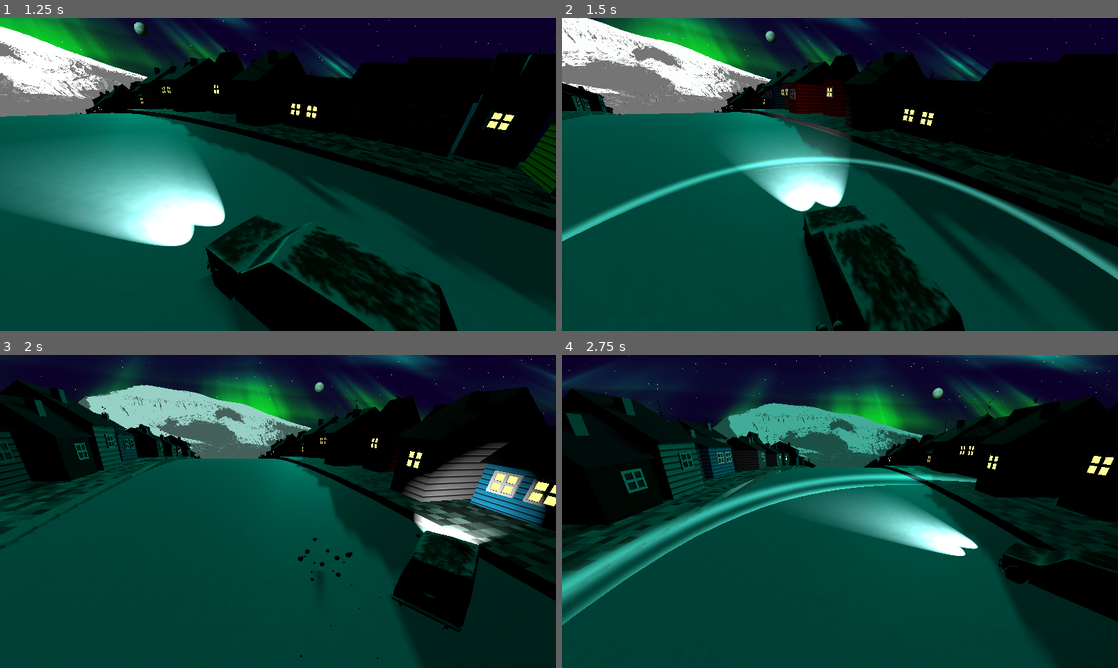
Above: before the commit, frames 1-4 (two rows, left to right).
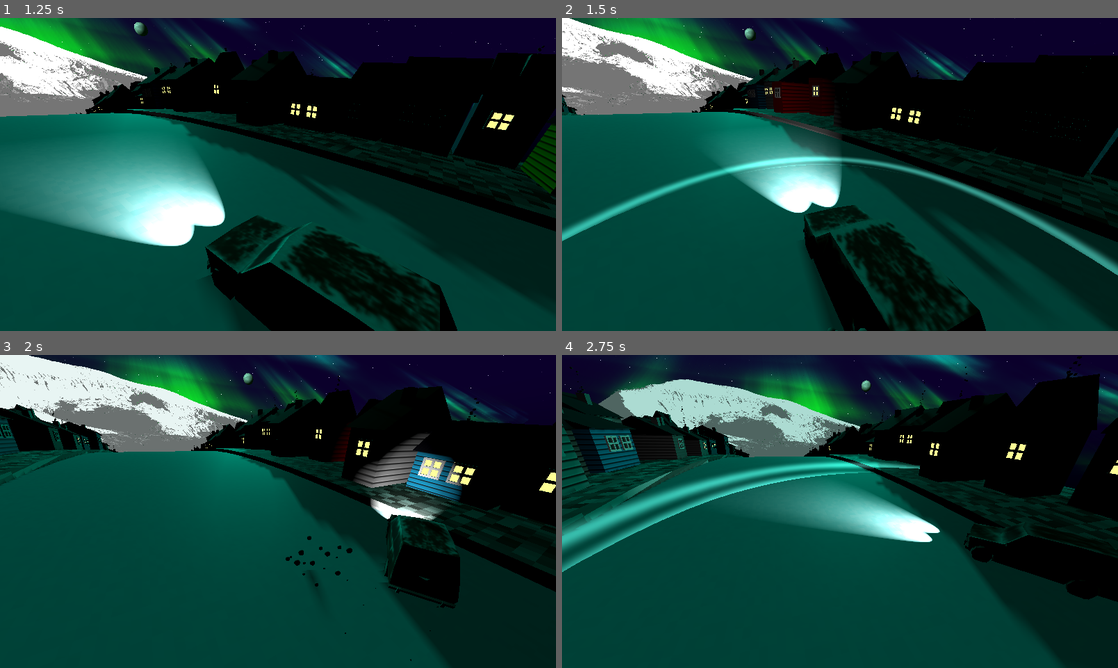
Above: after the commit, the same moments.

Repository: bjornarprytz/waves
Game: Godot game, scene res://main.tscn
Same seed, same stepped clock (60 frames per second), same inputs: the game is played once before the commit and once after it.
Inputs:
- Up to frame 1 (1.25 s): click "Start" at 0.5 s
- Up to frame 2 (1.5 s): tap Enter (start, bound only after the commit) at 1.25 s; hold Right (steer_right) from 1.28 s (still down); hold Space (honk) from 1.28 s (still down)
- Up to frame 3 (2 s): keep holding Right (steer_right); keep holding Space (honk); tap Enter (start, bound only after the commit) at 1.55 s
- Up to frame 4 (2.75 s): release Right (steer_right) at 2.03 s; release Space (honk) at 2.03 s; hold A (steer_left) from 2.03 s (still down); tap Enter (start, bound only after the commit) at 2.1 s; tap Space (honk) at 2.3 s

Frame 1 is identical in both runs. In frame 2, 16% of the frame differs, in the area x 0-100%, y 0-100%; in frame 3, 34%; in frame 4, 38%, in the area x 0-100%, y 0-87%.

Commit message:
game loop

Diff:
--- a/src/autoloads/event_bus.gd
+++ b/src/autoloads/event_bus.gd
@@ -9,4 +9,5 @@
 signal house_startled(house: Building)
 signal tourist_hit(tourist: Tourist)
 signal car_movement(change: float)
+signal distance_traveled(distance: float)
 signal honk_made()
--- a/src/ground.gd
+++ b/src/ground.gd
@@ -24,116 +24,118 @@
 
 
 func _ready() -> void:
-    assert(self.mesh.top_radius == self.mesh.bottom_radius)
+	assert(self.mesh.top_radius == self.mesh.bottom_radius)
 
-    var r = self.mesh.top_radius
+	var r = self.mesh.top_radius
 
-    var circumference_in_meters = r * 2 * PI
+	var circumference_in_meters = r * 2 * PI
 
-    degrees_per_meter = circumference_in_meters / 360.0
-    rads_per_meter = deg_to_rad(degrees_per_meter)
+	degrees_per_meter = circumference_in_meters / 360.0
+	rads_per_meter = deg_to_rad(degrees_per_meter)
 
-    print("Circumference: %f" % circumference_in_meters)
-    print("Rads/meter: %f" % rads_per_meter)
+	print("Circumference: %f" % circumference_in_meters)
+	print("Rads/meter: %f" % rads_per_meter)
 
-    _spawn_buildings()
+	_spawn_buildings()
 
 func start():
-    if (_started):
-        push_warning("Attempting a second start")
-        return
+	if (_started):
+		push_warning("Attempting a second start")
+		return
 
-    _started = true
-    _reset_tourist_timer()
-    var intro_tween = create_tween()
-    intro_tween.tween_property(self, "_rotation_dimmer", 1.0, 1.69)
+	_started = true
+	_reset_tourist_timer()
+	var intro_tween = create_tween()
+	intro_tween.tween_property(self, "_rotation_dimmer", 1.0, 1.69)
 
 func stop():
-    if (not _started):
-        push_warning("Attempting to stop when not started")
-        return
+	if (not _started):
+		push_warning("Attempting to stop when not started")
+		return
 
-    _started = false
-    var outro_tween = create_tween()
-    outro_tween.tween_property(self, "_rotation_dimmer", 0.0, .69)
+	_started = false
+	var outro_tween = create_tween()
+	outro_tween.tween_property(self, "_rotation_dimmer", 0.0, .69)
 
 func _physics_process(delta: float) -> void:
-    var rotation_delta = rads_per_meter * delta * rotation_speed * _rotation_dimmer
-    self.rotate(Vector3.RIGHT, rotation_delta)
-    current_rotation += rotation_delta
+	var rotation_delta = rads_per_meter * delta * rotation_speed * _rotation_dimmer
+	self.rotate(Vector3.RIGHT, rotation_delta)
+	current_rotation += rotation_delta
 
-    if (not _started):
-        return
+	if (not _started):
+		return
 
-    # Handle tourist spawning
-    tourist_spawn_timer += delta
-    if tourist_spawn_timer >= next_tourist_spawn:
-        _spawn_tourist()
-        _reset_tourist_timer()
+	# Handle tourist spawning
+	tourist_spawn_timer += delta
+	if tourist_spawn_timer >= next_tourist_spawn:
+		_spawn_tourist()
+		_reset_tourist_timer()
+
+	Events.distance_traveled.emit(rotation_delta / rads_per_meter)
 
 func _reset_tourist_timer():
-    next_tourist_spawn = tourist_frequency * randf_range(0.5, 1.5)
-    tourist_spawn_timer = 0.0
+	next_tourist_spawn = tourist_frequency * randf_range(0.5, 1.5)
+	tourist_spawn_timer = 0.0
 
 func _spawn_tourist():
-    # Fixed world-space angle (behind the camera/horizon)
-    var world_spawn_angle_deg = 200.0 # Adjust this to match your red line position
-    # Compensate for ground rotation to keep spawn at fixed world position
-    var local_angle_rad = deg_to_rad(world_spawn_angle_deg) + current_rotation
+	# Fixed world-space angle (behind the camera/horizon)
+	var world_spawn_angle_deg = 200.0 # Adjust this to match your red line position
+	# Compensate for ground rotation to keep spawn at fixed world position
+	var local_angle_rad = deg_to_rad(world_spawn_angle_deg) + current_rotation
 
-    var is_left_side = randf() < 0.5
-    var base_y = 0.0
-    if is_left_side:
-        base_y = - sidewalk_offset
-    else:
-        base_y = sidewalk_offset
+	var is_left_side = randf() < 0.5
+	var base_y = 0.0
+	if is_left_side:
+		base_y = - sidewalk_offset
+	else:
+		base_y = sidewalk_offset
 
-    var tourist_instance = tourist_spawner.instantiate() as Tourist
+	var tourist_instance = tourist_spawner.instantiate() as Tourist
 
-    var x = cos(local_angle_rad) * self.mesh.top_radius
-    var z = sin(local_angle_rad) * self.mesh.top_radius
-    var y = base_y + randf_range(-.069, .069)
+	var x = cos(local_angle_rad) * self.mesh.top_radius
+	var z = sin(local_angle_rad) * self.mesh.top_radius
+	var y = base_y + randf_range(-.069, .069)
 
-    add_child(tourist_instance)
-    tourist_instance.position = Vector3(x, y, z)
-    tourist_instance.is_left_side = is_left_side
+	add_child(tourist_instance)
+	tourist_instance.position = Vector3(x, y, z)
+	tourist_instance.is_left_side = is_left_side
 
-    # Rotate tourist so Y-axis points away from wheel center (outward)
-    var outward = Vector3(x, 0, z).normalized()
-    var forward = Vector3.UP.cross(outward).normalized()
-    var right = - outward.cross(forward).normalized()
+	# Rotate tourist so Y-axis points away from wheel center (outward)
+	var outward = Vector3(x, 0, z).normalized()
+	var forward = Vector3.UP.cross(outward).normalized()
+	var right = - outward.cross(forward).normalized()
 
-    # Basis with Y-axis = outward, Z-axis = -forward, X-axis = right
-    tourist_instance.basis = Basis(right, outward, -forward)
+	# Basis with Y-axis = outward, Z-axis = -forward, X-axis = right
+	tourist_instance.basis = Basis(right, outward, -forward)
 
 func _spawn_buildings():
-    for d in range(360):
-        for is_left in [true, false]:
-            # Spawn buildings on either side of the road
-            var bldg_instance = building_spawner.instantiate() as Building
-            var placement = 0.0
-            if is_left:
-                placement = randf_range(left_building_range.x, left_building_range.y)
-            else:
-                placement = randf_range(right_building_range.x, right_building_range.y)
+	for d in range(360):
+		for is_left in [true, false]:
+			# Spawn buildings on either side of the road
+			var bldg_instance = building_spawner.instantiate() as Building
+			var placement = 0.0
+			if is_left:
+				placement = randf_range(left_building_range.x, left_building_range.y)
+			else:
+				placement = randf_range(right_building_range.x, right_building_range.y)
 
-            var angle_rad = deg_to_rad(d)
-            var x = cos(angle_rad) * (self.mesh.top_radius)
-            var z = sin(angle_rad) * (self.mesh.top_radius)
-            var y = placement
-            add_child(bldg_instance)
-            bldg_instance.position = Vector3(x, y, z)
+			var angle_rad = deg_to_rad(d)
+			var x = cos(angle_rad) * (self.mesh.top_radius)
+			var z = sin(angle_rad) * (self.mesh.top_radius)
+			var y = placement
+			add_child(bldg_instance)
+			bldg_instance.position = Vector3(x, y, z)
 
-            # Rotate building to stand upright and face away from center
-            # The outward direction from center
-            var outward = Vector3(x, 0, z).normalized()
-            # Building's up should be the outward direction
-            # Building's forward should point along the wheel's tangent
-            var forward = Vector3.UP.cross(outward).normalized()
-            var right = outward.cross(forward).normalized()
+			# Rotate building to stand upright and face away from center
+			# The outward direction from center
+			var outward = Vector3(x, 0, z).normalized()
+			# Building's up should be the outward direction
+			# Building's forward should point along the wheel's tangent
+			var forward = Vector3.UP.cross(outward).normalized()
+			var right = outward.cross(forward).normalized()
 
-            # Create basis: X=right, Y=up(outward), Z=-forward
-            var b = Basis(right, outward, -forward)
-            bldg_instance.basis = b
+			# Create basis: X=right, Y=up(outward), Z=-forward
+			var b = Basis(right, outward, -forward)
+			bldg_instance.basis = b
 
-            bldg_instance.add_features(is_left)
+			bldg_instance.add_features(is_left)
--- a/src/main.gd
+++ b/src/main.gd
@@ -26,10 +26,13 @@
 var honks := 0
 var tourists_hit := 0
 var car_movement := 0.0
+var distance_traveled := 0.0
 
 var longest_streak := 0
 var current_streak := 0
 
+func restart():
+	get_tree().reload_current_scene()
 
 func _ready() -> void:
 	Events.game_over.connect(_on_game_over)
@@ -38,6 +41,7 @@
 	Events.honk_made.connect(_on_honk)
 	Events.tourist_hit.connect(_on_tourist_hit)
 	Events.car_movement.connect(_on_car_movement)
+	Events.distance_traveled.connect(_on_distance_traveled)
 
 func _on_game_over(_result: bool):
 	game_started = false
@@ -86,6 +90,9 @@
 func _on_car_movement(change: float) -> void:
 	car_movement += abs(change)
 
+func _on_distance_traveled(distance: float) -> void:
+	distance_traveled += abs(distance)
+
 func _on_start_game(settings: MainMenu.Settings) -> void:
 	if (game_started):
 		return
--- a/src/main_menu.gd
+++ b/src/main_menu.gd
@@ -21,6 +21,10 @@
 
 @onready var game_mode_button_group: ButtonGroup = %Short.button_group
 
+func _input(event: InputEvent) -> void:
+	if (event.is_action_pressed("start")):
+		_on_start_button_pressed()
+
 func _on_start_button_pressed() -> void:
 	var current_mode = game_mode_button_group.get_pressed_button()
 	var mode_name = "Endless"
--- a/src/project.godot
+++ b/src/project.godot
@@ -50,6 +50,8 @@
 , Object(InputEventKey,"resource_local_to_scene":false,"resource_name":"","device":-1,"window_id":0,"alt_pressed":false …(186 unchanged characters)…
 , Object(InputEventJoypadButton,"resource_local_to_scene":false,"resource_name":"","device":-1,"button_index":13,"pressure":0.0,"pressed":true,"script":null)
 , Object(InputEventJoypadMotion,"resource_local_to_scene":false,"resource_name":"","device":-1,"axis":0,"axis_value":-1.0,"script":null)
+, Object(InputEventJoypadMotion,"resource_local_to_scene":false,"resource_name":"","device":-1,"axis":4,"axis_value":1.0,"script":null)
+, Object(InputEventJoypadButton,"resource_local_to_scene":false,"resource_name":"","device":-1,"button_index":9,"pressure":0.0,"pressed":true,"script":null)
 ]
 }
 steer_right={
@@ -58,6 +60,8 @@
 , Object(InputEventJoypadButton,"resource_local_to_scene":false,"resource_name":"","device":-1,"button_index":14,"pressure":0.0,"pressed":true,"script":null)
 , Object(InputEventKey,"resource_local_to_scene":false,"resource_name":"","device":-1,"window_id":0,"alt_pressed":false …(186 unchanged characters)…
 , Object(InputEventKey,"resource_local_to_scene":false,"resource_name":"","device":-1,"window_id":0,"alt_pressed":false …(183 unchanged characters)…
+, Object(InputEventJoypadMotion,"resource_local_to_scene":false,"resource_name":"","device":-1,"axis":5,"axis_value":1.0,"script":null)
+, Object(InputEventJoypadButton,"resource_local_to_scene":false,"resource_name":"","device":-1,"button_index":10,"pressure":0.0,"pressed":true,"script":null)
 ]
 }
 honk={
@@ -67,6 +71,12 @@
 , Object(InputEventJoypadButton,"resource_local_to_scene":false,"resource_name":"","device":-1,"button_index":0,"pressure":0.0,"pressed":true,"script":null)
 ]
 }
+start={
+"deadzone": 0.2,
+"events": [Object(InputEventKey,"resource_local_to_scene":false,"resource_name":"","device":-1,"window_id":0,"alt_pressed":false,"shift_pressed":false,"ctrl_pressed":false,"meta_pressed":false,"pressed":false,"keycode":0,"physical_keycode":4194309,"key_label":0,"unicode":0,"location":0,"echo":false,"script":null)
+, Object(InputEventJoypadButton,"resource_local_to_scene":false,"resource_name":"","device":-1,"button_index":6,"pressure":0.0,"pressed":true,"script":null)
+]
+}
 
 [rendering]
 
--- a/src/stats_ui.gd
+++ b/src/stats_ui.gd
@@ -4,20 +4,28 @@
 var stats_entry_spawner = preload("res://stats_entry.tscn")
 @onready var entry_container: VBoxContainer = %EntryContainer
 
+var _game: Game
+
 func update(game: Game):
+    _game = game
+    for child in entry_container.get_children():
+        child.queue_free()
 
-	for child in entry_container.get_children():
-		child.queue_free()
-
-	create("Tourists Avoided", str(game.tourists_avoided))
-	create("Houses Startled", str(game.houses_startled))
-	create("Honks Made", str(game.honks))
-	create("Tourists Hit", str(game.tourists_hit))
-	create("Longest Streak", str(game.longest_streak))
+    create("Tourists Avoided", str(game.tourists_avoided))
+    create("Houses Startled", str(game.houses_startled))
+    create("Honks Made", str(game.honks))
+    create("Tourists Hit", str(game.tourists_hit))
+    create("Longest Streak", str(game.longest_streak))
+    create("Manouver", str(int(game.car_movement)))
+    create("Distance Traveled", str(int(game.distance_traveled)) + " m")
+    create("Lives Left", str(game.lives))
 
 
 func create(header: String, value: String) -> void:
-	var stats_entry_instance = stats_entry_spawner.instantiate() as StatsEntry
+    var stats_entry_instance = stats_entry_spawner.instantiate() as StatsEntry
 
-	entry_container.add_child(stats_entry_instance)
-	stats_entry_instance.set_it(header, value)
+    entry_container.add_child(stats_entry_instance)
+    stats_entry_instance.set_it(header, value)
+
+func _on_button_pressed() -> void:
+    _game.restart()
--- a/src/stats_ui.tscn
+++ b/src/stats_ui.tscn
@@ -2,7 +2,19 @@
 
 [ext_resource type="Script" uid="uid://davk5vafac1xa" path="res://stats_ui.gd" id="1_h18qs"]
 
-[node name="Stats" type="MarginContainer"]
+[node name="Stats" type="Control"]
+layout_mode = 3
+anchors_preset = 15
+anchor_right = 1.0
+anchor_bottom = 1.0
+grow_horizontal = 2
+grow_vertical = 2
+size_flags_horizontal = 3
+size_flags_vertical = 3
+script = ExtResource("1_h18qs")
+
+[node name="Entries" type="MarginContainer" parent="."]
+layout_mode = 1
 anchors_preset = 15
 anchor_right = 1.0
 anchor_bottom = 1.0
@@ -12,12 +24,20 @@
 theme_override_constants/margin_top = 60
 theme_override_constants/margin_right = 120
 theme_override_constants/margin_bottom = 60
-script = ExtResource("1_h18qs")
 
-[node name="PanelContainer" type="PanelContainer" parent="."]
+[node name="PanelContainer" type="PanelContainer" parent="Entries"]
 layout_mode = 2
 size_flags_vertical = 4
 
-[node name="EntryContainer" type="VBoxContainer" parent="PanelContainer"]
+[node name="VBoxContainer" type="VBoxContainer" parent="Entries/PanelContainer"]
+layout_mode = 2
+
+[node name="EntryContainer" type="VBoxContainer" parent="Entries/PanelContainer/VBoxContainer"]
 unique_name_in_owner = true
 layout_mode = 2
+
+[node name="Button" type="Button" parent="Entries/PanelContainer/VBoxContainer"]
+layout_mode = 2
+text = "Restart"
+
+[connection signal="pressed" from="Entries/PanelContainer/VBoxContainer/Button" to="." method="_on_button_pressed"]
